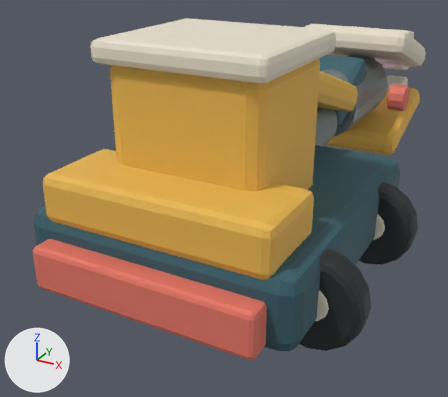
An edit to the glTF model game/assets/models/reclaimer_whale_jaw.glb, drawn before and after from the same camera.
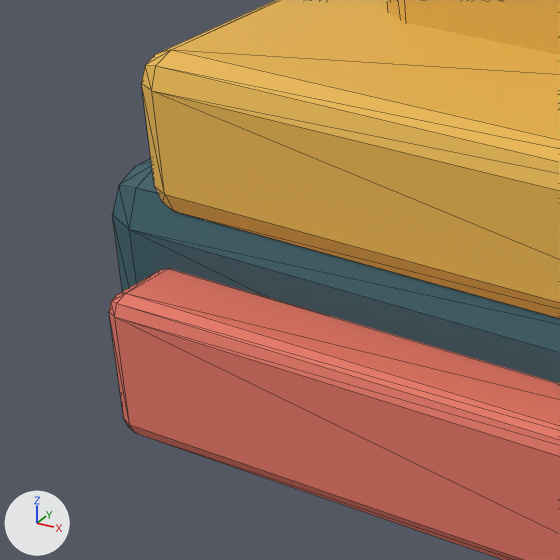
The first picture shows the older version from a 50 mm camera at (2.55, -4.84, 3.22) aimed at (-0.62, 0.91, 0.34). The close-ups show the older and then the newer version on the part from 0% to 38% of the width and 40% to 82% of the height of that picture. Only the edits that show in the close-ups are written down. Lighting does not change. The marker at lower left points along +X, +Y and +Z. The close-ups show mesh edges as thin lines. Where no turn or scale is listed for an object, it has been applied to the vertices.

The first close-up shows 'Base_Chassis', 'Cabin', 'Rear_Bumper', 'Rear_ServiceDeck'.
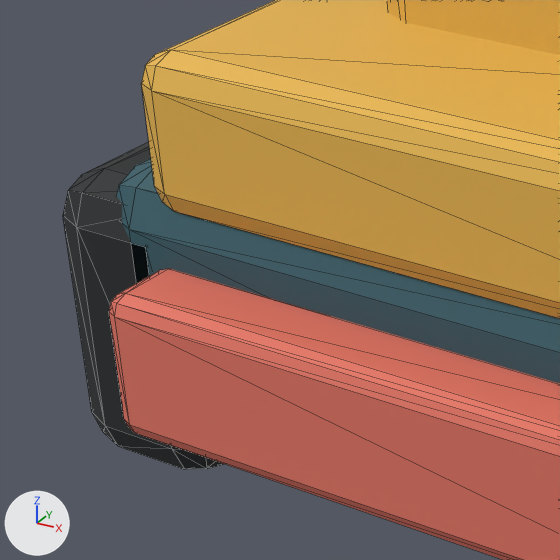
Boxes (x1, y1, x2, y2) around the edits, measured in the close-ups (560 x 560 px):
'Track_L_Guard', added (black): after (63, 141, 223, 469)

What the commit changed:
Mesh me_cube_013_1 is new.
It has 56 vertices, 108 faces and spans x -0.24..0.24, y -1.45..1.45, z -0.42..0.42.
It uses material mat_rubber (black #24292b).
Object 'Track_L_Guard' (ob_track_l_guard) is new; it shows me_cube_013_1.
Its location is (-1.18, 0.0, 0.54).
